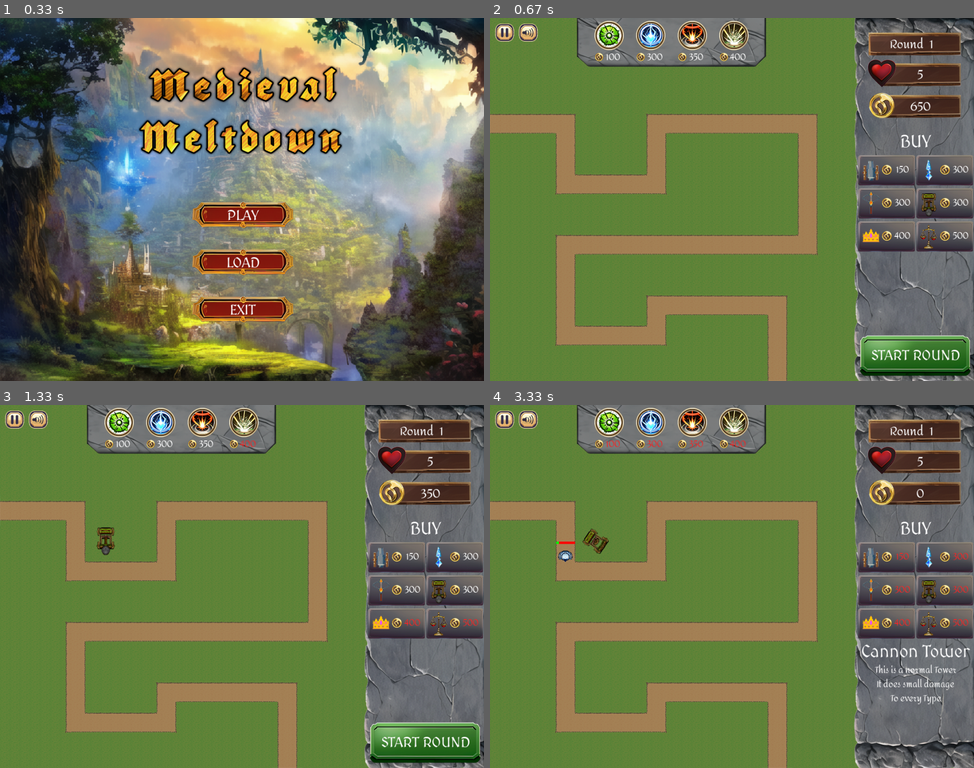
Above: before the commit, frames 1-4 (two rows, left to right).
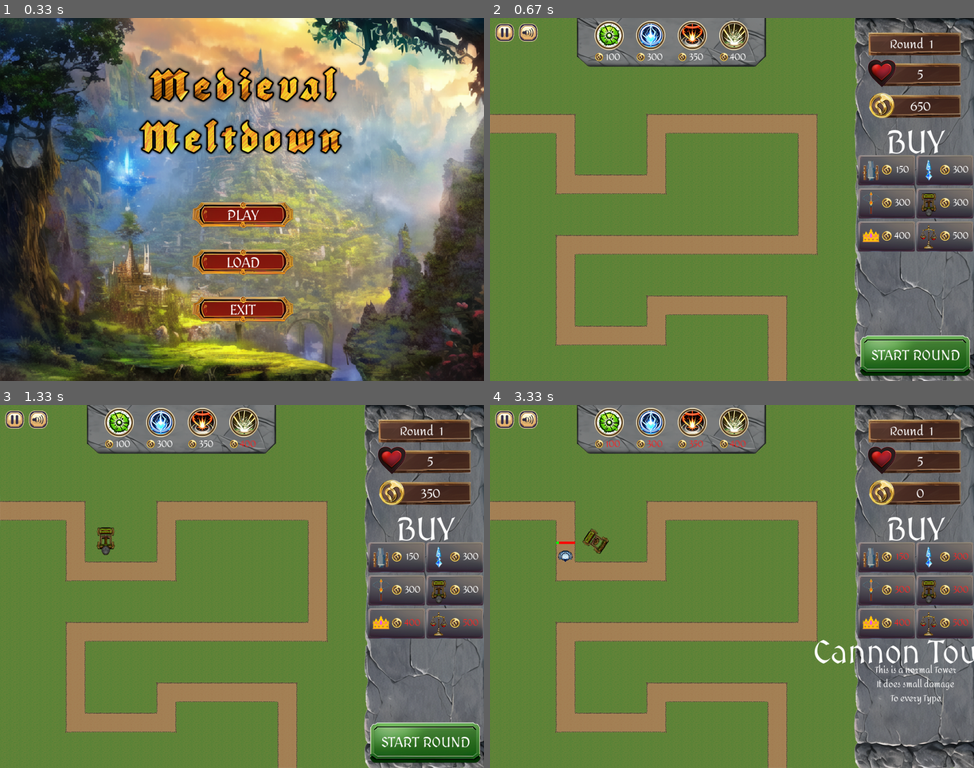
Above: after the commit, the same moments.

Repository: peter5454/PyGame
Game: pygame game, started from main.py
Two runs of this game, one before a commit and one after it. Both use one fixed random seed, a clock stepped at 60 frames per second and the inputs below.
Inputs (mouse positions are in pixels of both pictures, inside the frame that each line leads up to):
- Up to frame 1 (0.33 s): no input
- Up to frame 2 (0.67 s): click (732, 199) at 0.38 s
- Up to frame 3 (1.33 s): click "300" at 0.72 s; click (91, 532) at 1.05 s
- Up to frame 4 (3.33 s): click "START ROUND" at 1.38 s; click "150" at 1.72 s; click (693, 423) at 2.05 s; click (717, 524) at 2.38 s; click "400" at 2.72 s; click (857, 553) at 3.05 s

Frame 1 is identical in both runs. In frame 2, 0.3% of the frame differs, in the area x 82-94%, y 30-38%; in frame 3, 0.3%; in frame 4, 1.0%, in the area x 67-100%, y 30-72%.

Commit message:
Added loading text

Diff:
--- a/main.py
+++ b/main.py
@@ -23,6 +23,20 @@
 #create game window
 screen = pg.display.set_mode((c.SCREEN_WIDTH, c.SCREEN_HEIGHT))
 pg.display.set_caption("Medieval Meltdown")
+
+#load fonts for displaying text on the screen
+text_font = pg.font.Font("assets/fonts/Amita-Regular.ttf", 24)
+large_font = pg.font.Font("assets/fonts/Amita-Regular.ttf", 36)
+extra_large_font = pg.font.Font("assets/fonts/Amita-Regular.ttf", 48)
+alt_text_font = pg.font.Font("assets/fonts/MedievalSharp-Book.ttf", 36)
+alt_text_font = pg.font.Font("assets/fonts/MedievalSharp-Book.ttf", 68)
+small_font = pg.font.Font("assets/fonts/Amita-Regular.ttf", 18)
+
+
+loading_text = alt_text_font.render('Loading', True, (255, 255, 255))  # White color text
+text_rect = loading_text.get_rect(center=(c.SCREEN_WIDTH / 2-20, c.SCREEN_HEIGHT / 2-40))
+screen.blit(loading_text, text_rect)
+pg.display.flip()
 
 #game variables
 game_over = False
@@ -210,13 +224,7 @@
 world.process_data()
 world.process_enemies()
 
-#load fonts for displaying text on the screen
-text_font = pg.font.Font("assets/fonts/Amita-Regular.ttf", 24)
-large_font = pg.font.Font("assets/fonts/Amita-Regular.ttf", 36)
-extra_large_font = pg.font.Font("assets/fonts/Amita-Regular.ttf", 48)
-alt_text_font = pg.font.Font("assets/fonts/MedievalSharp-Book.ttf", 36)
-error_font = pg.font.Font("assets/fonts/Aller_Bd.ttf", 24)
-small_font = pg.font.Font("assets/fonts/Amita-Regular.ttf", 18)
+
 
 #function for outputting text onto the screen
 def draw_text(text, font, text_col, x, y, centered=False, alpha = 255):
